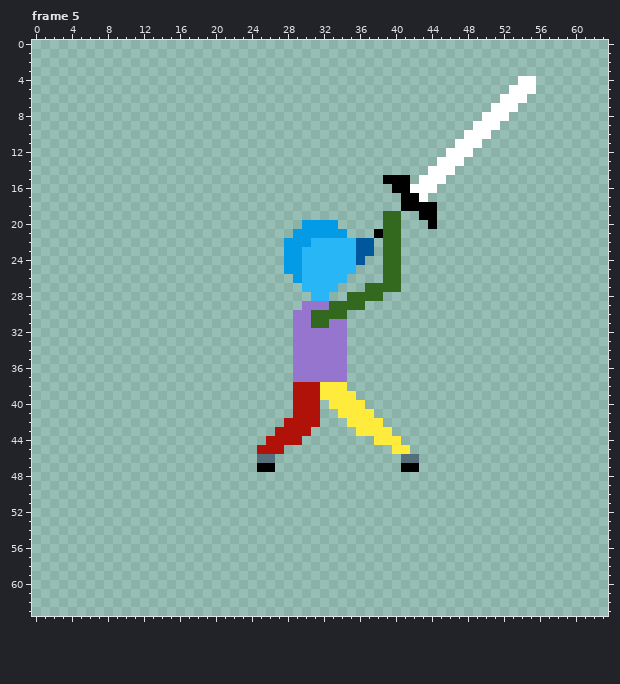
Two states of a pixel-art file, TinyRPG/Assets/Art/Player/32x32 Player/Player_Sword_Attack_Right.aseprite. Above: the version before the commit.
64x64 pixels, 8 frames. Shown: frame 5. The commit also changed other frames, which this record leaves out.
New version:
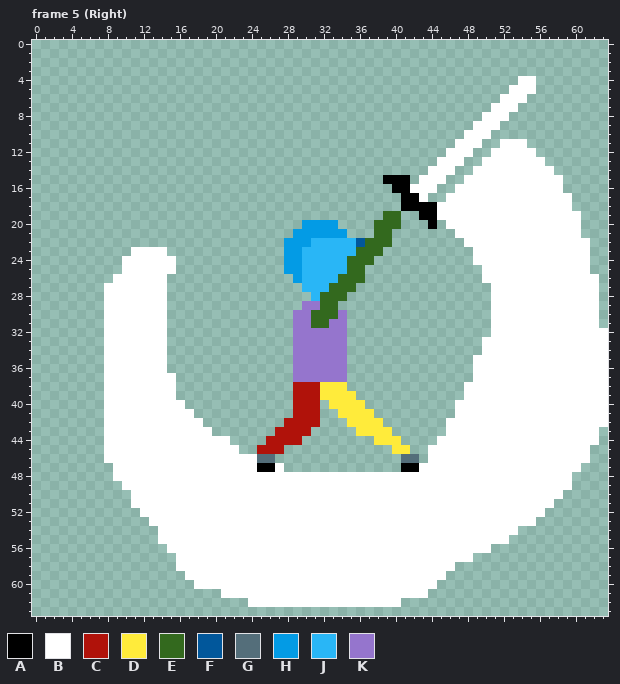
Palette (. is transparent): A #000000  B #ffffff  C #b0120a  D #ffeb3b  E #33691e  F #01579b  G #546e7a  H #039be5  J #29b6f6  K #9575cd
Difference:
layer "FX" now shown
Frame 5 (Right), layers "F Right Arm (Green)", "FX":
y 11: x 52..54 ... -> BBB
y 12: x 51..55 ..... -> BBBBB
y 13: x 50..56 ....... -> BBBBBBB
y 14: x 49..57 ......... -> BBBBBBBBB
y 15: x 48..58 ........... -> BBBBBBBBBBB
y 16: x 47..58 ............ -> BBBBBBBBBBBB
y 17: x 46..59 .............. -> BBBBBBBBBBBBBB
y 18: x 45..59 ............... -> BBBBBBBBBBBBBBB
y 19: x 45..60 ................ -> BBBBBBBBBBBBBBBB
y 20: x 38 . -> E; x 46..60 ............... -> BBBBBBBBBBBBBBB
y 21: x 38 A -> E; x 40 E -> .; x 47..60 .............. -> BBBBBBBBBBBBBB
y 22: x 37..38 F. -> EE; x 40 E -> .; x 48..61 .............. -> BBBBBBBBBBBBBB
y 23: x 11..14 .... -> BBBB; x 36..40 FF.EE -> EEE..; x 49..61 ............. -> BBBBBBBBBBBBB
y 24: x 10..15 ...... -> BBBBBB; x 35..37 JF. -> EEE; x 39..40 EE -> ..; x 49..61 ............. -> BBBBBBBBBBBBB
y 25: x 10..15 ...... -> BBBBBB; x 35..36 J. -> EE; x 39..40 EE -> ..; x 50..61 ............ -> BBBBBBBBBBBB
y 26: x 9..14 ...... -> BBBBBB; x 34..36 J.. -> EEE; x 39..40 EE -> ..; x 50..62 ............. -> BBBBBBBBBBBBB
y 27: x 8..14 ....... -> BBBBBBB; x 33..35 J.. -> EEE; x 37..40 EEEE -> ....; x 51..62 ............ -> BBBBBBBBBBBB
y 28: x 8..14 ....... -> BBBBBBB; x 32..38 J..EEEE -> EEE....; x 51..62 ............ -> BBBBBBBBBBBB
y 29: x 8..14 ....... -> BBBBBBB; x 32 K -> E; x 34..36 EEE -> ...; x 51..62 ............ -> BBBBBBBBBBBB
y 30: x 8..14 ....... -> BBBBBBB; x 34 E -> K; x 51..62 ............ -> BBBBBBBBBBBB
y 31: x 8..14 ....... -> BBBBBBB; x 51..62 ............ -> BBBBBBBBBBBB
y 32: x 8..14 ....... -> BBBBBBB; x 51..63 ............. -> BBBBBBBBBBBBB
y 33..34: x 8..14 ....... -> BBBBBBB; x 50..63 .............. -> BBBBBBBBBBBBBB
y 35..36: x 8..14 ....... -> BBBBBBB; x 49..63 ............... -> BBBBBBBBBBBBBBB
y 37: x 8..15 ........ -> BBBBBBBB; x 49..63 ............... -> BBBBBBBBBBBBBBB
y 38..39: x 8..15 ........ -> BBBBBBBB; x 48..63 ................ -> BBBBBBBBBBBBBBBB
y 40: x 8..16 ......... -> BBBBBBBBB; x 47..63 ................. -> BBBBBBBBBBBBBBBBB
y 41: x 8..17 .......... -> BBBBBBBBBB; x 47..63 ................. -> BBBBBBBBBBBBBBBBB
y 42: x 8..18 ........... -> BBBBBBBBBBB; x 46..63 .................. -> BBBBBBBBBBBBBBBBBB
y 43: x 8..19 ............ -> BBBBBBBBBBBB; x 46..62 ................. -> BBBBBBBBBBBBBBBBB
y 44: x 8..21 .............. -> BBBBBBBBBBBBBB; x 45..62 .................. -> BBBBBBBBBBBBBBBBBB
y 45: x 8..22 ............... -> BBBBBBBBBBBBBBB; x 44..61 .................. -> BBBBBBBBBBBBBBBBBB
y 46: x 8..24 ................. -> BBBBBBBBBBBBBBBBB; x 44..61 .................. -> BBBBBBBBBBBBBBBBBB
y 47: x 9..24 ................ -> BBBBBBBBBBBBBBBB; x 27 . -> B; x 43..60 .................. -> BBBBBBBBBBBBBBBBBB
y 48: x 9..59 ................................................... -> BBBBBBBBBBBBBBBBBBBBBBBBBBBBBBBBBBBBBBBBBBBBBBBBBBB
y 49: x 10..59 .................................................. -> BBBBBBBBBBBBBBBBBBBBBBBBBBBBBBBBBBBBBBBBBBBBBBBBBB
y 50: x 11..58 ................................................ -> BBBBBBBBBBBBBBBBBBBBBBBBBBBBBBBBBBBBBBBBBBBBBBBB
y 51: x 11..57 ............................................... -> BBBBBBBBBBBBBBBBBBBBBBBBBBBBBBBBBBBBBBBBBBBBBBB
y 52: x 12..56 ............................................. -> BBBBBBBBBBBBBBBBBBBBBBBBBBBBBBBBBBBBBBBBBBBBB
y 53: x 13..55 ........................................... -> BBBBBBBBBBBBBBBBBBBBBBBBBBBBBBBBBBBBBBBBBBB
y 54: x 14..53 ........................................ -> BBBBBBBBBBBBBBBBBBBBBBBBBBBBBBBBBBBBBBBB
y 55: x 14..52 ....................................... -> BBBBBBBBBBBBBBBBBBBBBBBBBBBBBBBBBBBBBBB
y 56: x 15..50 .................................... -> BBBBBBBBBBBBBBBBBBBBBBBBBBBBBBBBBBBB
y 57: x 16..48 ................................. -> BBBBBBBBBBBBBBBBBBBBBBBBBBBBBBBBB
y 58: x 16..46 ............................... -> BBBBBBBBBBBBBBBBBBBBBBBBBBBBBBB
y 59: x 17..45 ............................. -> BBBBBBBBBBBBBBBBBBBBBBBBBBBBB
y 60: x 18..44 ........................... -> BBBBBBBBBBBBBBBBBBBBBBBBBBB
y 61: x 21..43 ....................... -> BBBBBBBBBBBBBBBBBBBBBBB
y 62: x 24..40 ................. -> BBBBBBBBBBBBBBBBB
Pixel boxes of the changes (left, top, right, bottom) in both pictures:
changed: (104, 139, 608, 607)
